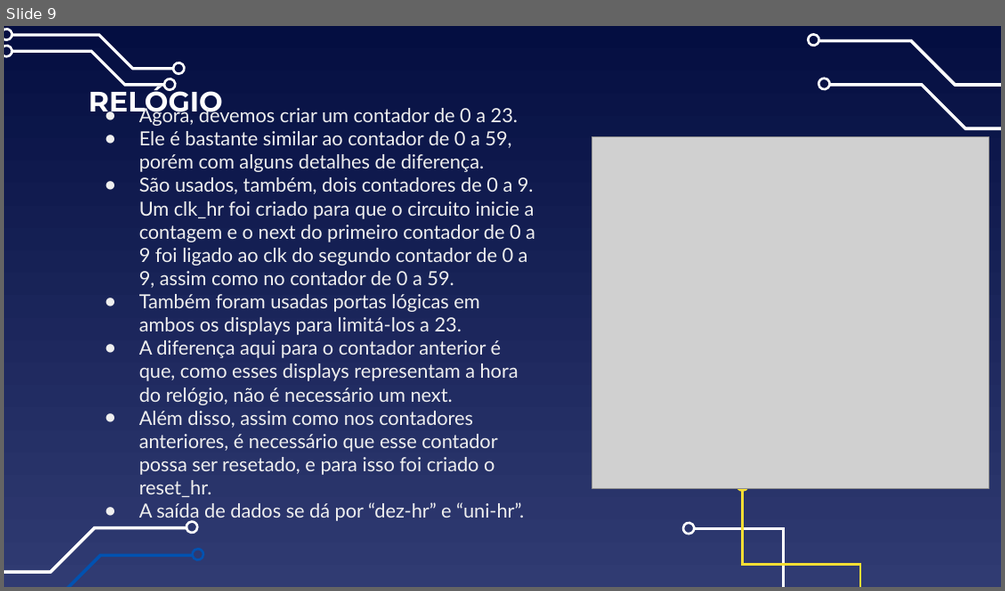
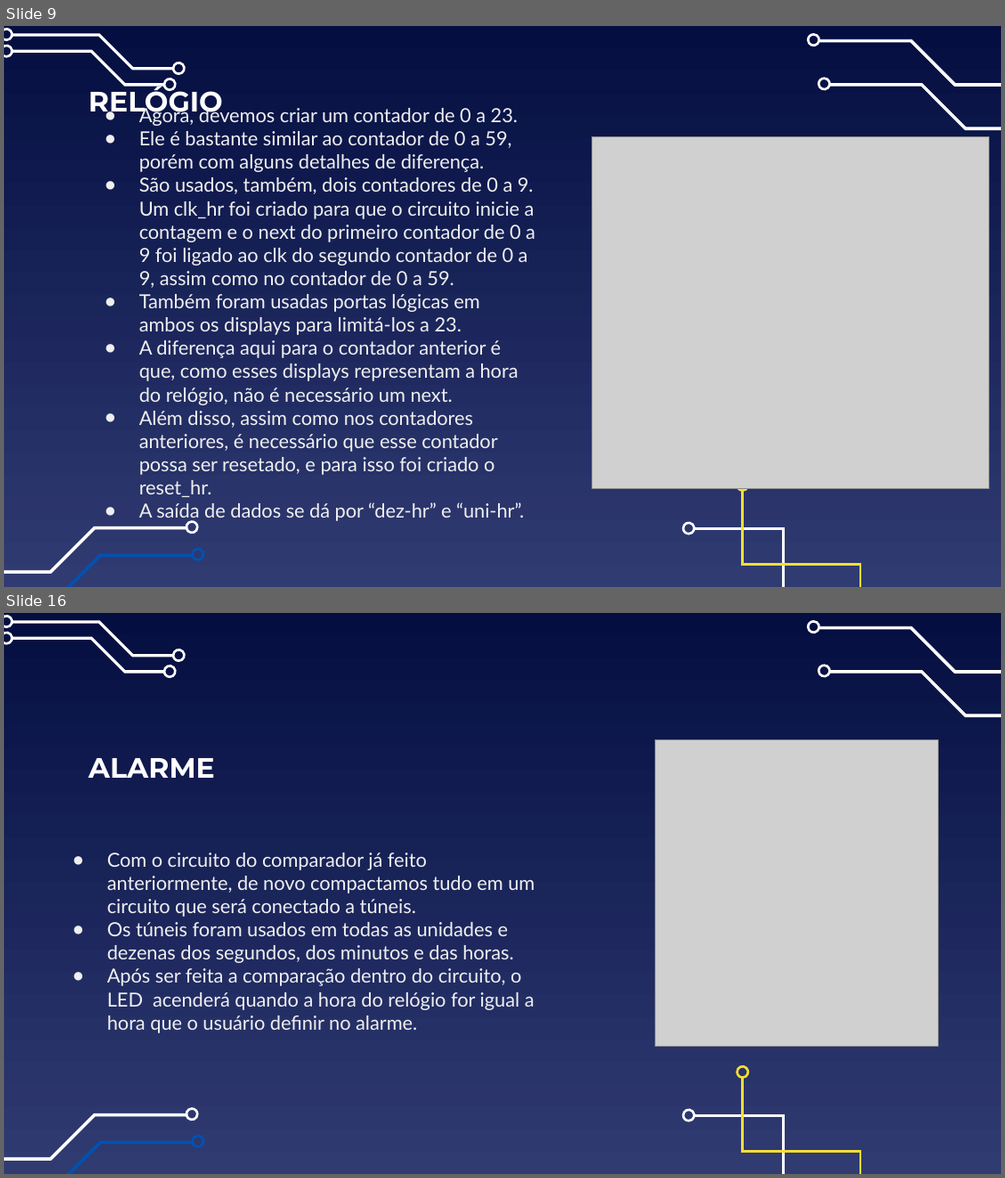
Before and after one commit to IgorTorquatto/Circuitos_Digitais, a slide deck: Trabalho_2_Circuitos_Digitais/TRABALHO.pptx. Shown one above the other, each under a label of ours: slide 9 before the commit, slides 9 and 16 after it; the slides between them are not shown. The pictures are 1005x591 and 1005x1178 pixels, drawn with LibreOffice and Linux fonts; fonts in the diff are those of the drawing; grey boxes stand for pictures. Boxes give left, top, right and bottom in pixels: in the first picture for what was removed or moved away, otherwise in the second. Text is boxed around its words. In the diff, an @@ line names an element or a change of style, - is before the commit and + after.

```diff
--- a/Trabalho_2_Circuitos_Digitais/TRABALHO.pptx
+++ b/Trabalho_2_Circuitos_Digitais/TRABALHO.pptx
@@ slide 16 added at (4,613,1001,1174), background gradient #040E41 to #303B72; not listed: 18 template elements that a slide beside it also shows @@
@@ picture added at (655,740,938,1046) @@
@@ title added at (89,758,215,778), 27 pt, text #FFFFFF, bold @@
+ALARME
@@ text added at (107,852,534,1033), 18.7 pt, text #EFEFEF @@
+● Com o circuito do comparador já feito anteriormente, de novo compactamos tudo em um circuito que será conectado a túneis.
+● Os túneis foram usados em todas as unidades e dezenas dos segundos, dos minutos e das horas.
+● Após ser feita a comparação dentro do circuito, o LED acenderá quando a hora do relógio for igual a hora que o usuário definir no alarme.
```
Also in this commit, not shown: 10 other slides added, 10 other files.
